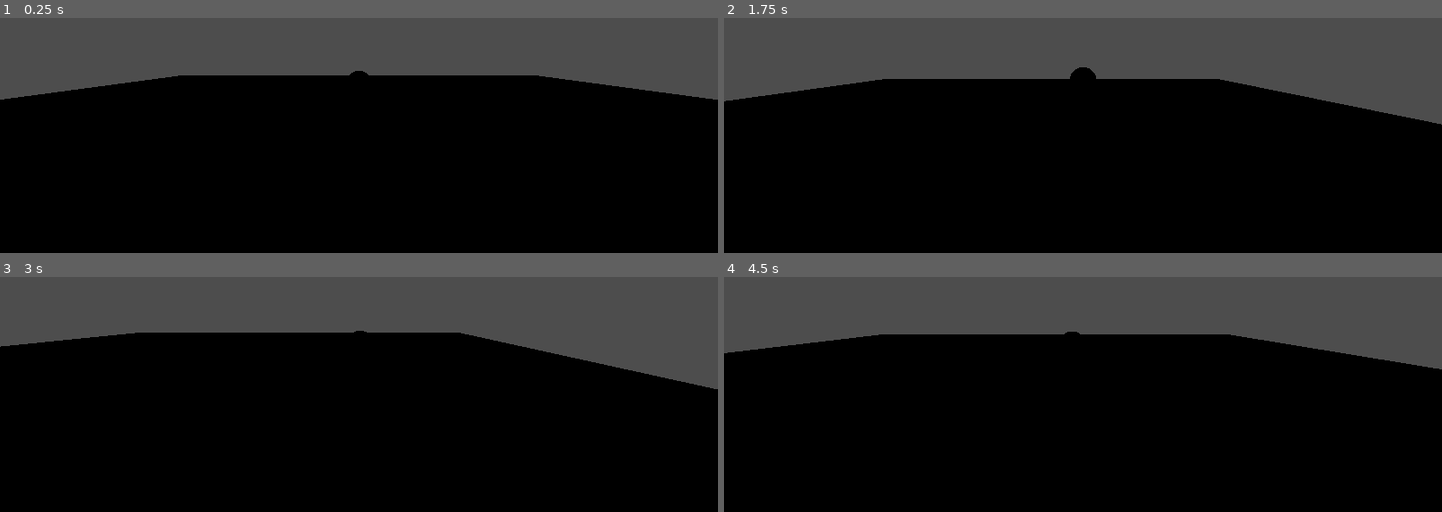
Above: before the commit, frames 1-4 (two rows, left to right).
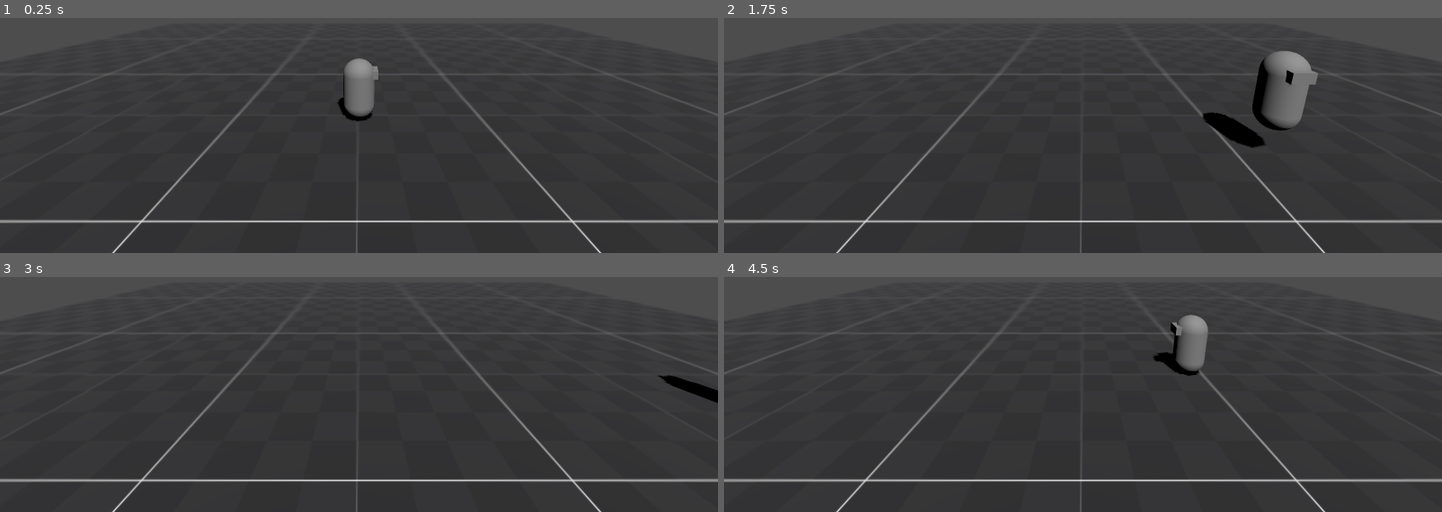
Above: after the commit, the same moments.

Repository: itspacchu/BYOG_2023
Game: Godot game, scene res://Scenes/MainScene.tscn
Same seed, same stepped clock (60 frames per second), same inputs: the game is played once before the commit and once after it. Before the commit the project has no main scene; this scene is started directly in both runs.
Inputs:
- Up to frame 1 (0.25 s): no input
- Up to frame 2 (1.75 s): tap Enter (ui_accept) at 0.5, 0.77, 1.52 s; hold D (move_right) 0.53-1.28 s; hold Shift (sprint, bound only after the commit) 0.53-1.28 s; hold S (move_down) from 1.28 s (still down); tap Shift (sprint, bound only after the commit) at 1.35 s
- Up to frame 3 (3 s): release S (move_down) at 2.03 s; hold D (move_right) 2.03-2.78 s; hold Shift (sprint, bound only after the commit) 2.03-2.78 s; hold W (move_up) from 2.78 s (still down); tap Shift (sprint, bound only after the commit) at 2.85 s
- Up to frame 4 (4.5 s): tap Enter (ui_accept) at 3.02, 3.77 s; release W (move_up) at 3.53 s; hold Shift (sprint, bound only after the commit) 3.53-4.28 s; hold A (move_left) from 3.53 s (still down); tap Shift (sprint, bound only after the commit) at 4.35 s

The runs differ from the first frame. In frame 1, 73% of the frame differs, in the area x 0-100%, y 17-100%; in frame 2, 70%; in frame 3, 71%; in frame 4, 73%.

Commit message:
Polish

Diff:
--- a/Prefabs/Player.tscn
+++ b/Prefabs/Player.tscn
@@ -1,14 +1,24 @@
-[gd_scene load_steps=3 format=3 uid="uid://n86tf7jbd0tr"]
+[gd_scene load_steps=4 format=3 uid="uid://n86tf7jbd0tr"]
+
+[ext_resource type="Script" path="res://Scripts/PlayerMovement.gd" id="1_djq3l"]
+
+[sub_resource type="CapsuleShape3D" id="CapsuleShape3D_pme5x"]
 
 [sub_resource type="CapsuleMesh" id="CapsuleMesh_218rj"]
 
-[sub_resource type="CapsuleShape3D" id="CapsuleShape3D_pme5x"]
-
 [node name="Player" type="CharacterBody3D"]
-
-[node name="MeshInstance3D" type="MeshInstance3D" parent="."]
-mesh = SubResource("CapsuleMesh_218rj")
+script = ExtResource("1_djq3l")
 
 [node name="CollisionShape3D" type="CollisionShape3D" parent="."]
 transform = Transform3D(0.985088, 0, 0, 0, 0.985088, 0, 0, 0, 0.985088, 0, 0, 0)
 shape = SubResource("CapsuleShape3D_pme5x")
+
+[node name="PlayerRot" type="Node3D" parent="."]
+
+[node name="Player_mesh" type="MeshInstance3D" parent="PlayerRot"]
+mesh = SubResource("CapsuleMesh_218rj")
+skeleton = NodePath("../..")
+
+[node name="CSGBox3D" type="CSGBox3D" parent="PlayerRot/Player_mesh"]
+transform = Transform3D(0.296597, 0, 0, 0, 0.296597, 0, 0, 0, 0.296597, 0.467857, 0.544234, 0)
+size = Vector3(0.852839, 0.890496, 1.78913)
--- a/Scenes/CameraController.gd
+++ /dev/null
@@ -1,12 +0,0 @@
-extends Node3D
-
-@export var playerNode:Node3D
-@export var followSpeed:float = 10.0
-# Called when the node enters the scene tree for the first time.
-func _ready():
-	pass # Replace with function body.
-
-
-# Called every frame. 'delta' is the elapsed time since the previous frame.
-func _process(delta):
-	global_position = lerp(global_position,playerNode.global_position,followSpeed*delta)
--- a/Scenes/MainScene.tscn
+++ b/Scenes/MainScene.tscn
@@ -1,9 +1,9 @@
-[gd_scene load_steps=8 format=3 uid="uid://dwhj3cqv0kbk2"]
+[gd_scene load_steps=9 format=3 uid="uid://dwhj3cqv0kbk2"]
 
 [ext_resource type="Texture2D" uid="uid://devoxbj1nnjt8" path="res://addons/kenney_prototype_textures/dark/texture_07.png" id="1_dfmhs"]
 [ext_resource type="PackedScene" uid="uid://n86tf7jbd0tr" path="res://Prefabs/Player.tscn" id="1_wfxg4"]
-[ext_resource type="Script" path="res://Scripts/PlayerMovement.gd" id="3_u345u"]
-[ext_resource type="Script" path="res://Scenes/CameraController.gd" id="4_68iup"]
+[ext_resource type="Script" path="res://Scripts/CameraController.gd" id="3_0elqi"]
+[ext_resource type="Environment" uid="uid://cfmwul4ijnucl" path="res://Environments/WorldEnvironment.tres" id="4_h1txl"]
 
 [sub_resource type="StandardMaterial3D" id="StandardMaterial3D_fe6cc"]
 albedo_texture = ExtResource("1_dfmhs")
@@ -15,6 +15,8 @@
 
 [sub_resource type="BoxShape3D" id="BoxShape3D_0m0xh"]
 size = Vector3(40, 2, 40)
+
+[sub_resource type="SphereShape3D" id="SphereShape3D_4tm15"]
 
 [node name="Main" type="Node"]
 
@@ -30,14 +32,25 @@
 
 [node name="Player" parent="." instance=ExtResource("1_wfxg4")]
 transform = Transform3D(1, 0, 0, 0, 1, 0, 0, 0, 1, 0, 1, 0)
-script = ExtResource("3_u345u")
 
 [node name="PlayerParent" type="Node3D" parent="." node_paths=PackedStringArray("playerNode")]
-script = ExtResource("4_68iup")
+script = ExtResource("3_0elqi")
 playerNode = NodePath("../Player")
 
 [node name="SpringArm3D" type="SpringArm3D" parent="PlayerParent"]
-transform = Transform3D(1, 0, 0, 0, 1, 0, 0, 0, 1, 0, 1.79821, 3.12144)
-spring_length = 7.0
+transform = Transform3D(1, 0, 0, 0, 0.965926, 0.258819, 0, -0.258819, 0.965926, 0, 3.56685, 5)
+spring_length = 3.0
 
 [node name="Camera3D" type="Camera3D" parent="PlayerParent/SpringArm3D"]
+
+[node name="ShapeCast3D" type="ShapeCast3D" parent="PlayerParent/SpringArm3D/Camera3D"]
+transform = Transform3D(1, 0, 0, 0, 0.155659, -0.987811, 0, 0.987811, 0.155659, 0, 0, 0)
+shape = SubResource("SphereShape3D_4tm15")
+target_position = Vector3(0, -6, 0)
+
+[node name="WorldEnvironment" type="WorldEnvironment" parent="."]
+environment = ExtResource("4_h1txl")
+
+[node name="DirectionalLight3D" type="DirectionalLight3D" parent="WorldEnvironment"]
+transform = Transform3D(0.965368, -0.207364, 0.158318, 0, 0.606835, 0.794828, -0.260892, -0.767301, 0.585819, 0, 4.16945, 0)
+shadow_enabled = true
--- a/Scripts/PlayerMovement.gd
+++ b/Scripts/PlayerMovement.gd
@@ -2,30 +2,41 @@
 
 
 const SPEED = 5.0
+const AIR_SPEED = 3.0
 const JUMP_VELOCITY = 4.5
+const ROT_SMOOTHING = 20.0
+const SPRINT_MULTIPLIER = 1.75
 
 # Get the gravity from the project settings to be synced with RigidBody nodes.
 var gravity = ProjectSettings.get_setting("physics/3d/default_gravity")
 
+func _rotate_player(delta):
+	$PlayerRot.rotation.y = lerp_angle($PlayerRot.rotation.y,atan2(-velocity.z,velocity.x),delta*ROT_SMOOTHING)
 
-func _physics_process(delta):
+func _process(delta):
 	# Add the gravity.
+	var move_speed = SPEED
 	if not is_on_floor():
 		velocity.y -= gravity * delta
+		move_speed = lerp(move_speed,AIR_SPEED,40*delta)
+
 
 	# Handle Jump.
 	if Input.is_action_just_pressed("ui_accept") and is_on_floor():
 		velocity.y = JUMP_VELOCITY
 
-	# Get the input direction and handle the movement/deceleration.
-	# As good practice, you should replace UI actions with custom gameplay actions.
 	var input_dir = Input.get_vector("move_left", "move_right", "move_up", "move_down")
 	var direction = (transform.basis * Vector3(input_dir.x, 0, input_dir.y)).normalized()
+
+	if(Input.is_action_pressed("sprint")):
+		move_speed *= SPRINT_MULTIPLIER
+
 	if direction:
-		velocity.x = direction.x * SPEED
-		velocity.z = direction.z * SPEED
+		velocity.x = direction.x * move_speed
+		velocity.z = direction.z * move_speed
+		_rotate_player(delta)
 	else:
-		velocity.x = move_toward(velocity.x, 0, SPEED)
-		velocity.z = move_toward(velocity.z, 0, SPEED)
+		velocity.x = move_toward(velocity.x, 0, move_speed * 10 * delta)
+		velocity.z = move_toward(velocity.z, 0, move_speed * 10 * delta)
 
 	move_and_slide()
--- a/project.godot
+++ b/project.godot
@@ -11,6 +11,7 @@
 [application]
 
 config/name="BYOG_2023"
+run/main_scene="res://Scenes/MainScene.tscn"
 config/features=PackedStringArray("4.1", "Forward Plus")
 config/icon="res://icon.svg"
 
@@ -40,3 +41,19 @@
 "events": [Object(InputEventKey,"resource_local_to_scene":false,"resource_name":"","device":-1,"window_id":0,"alt_pressed":false,"shift_pressed":false,"ctrl_pressed":false,"meta_pressed":false,"pressed":false,"keycode":0,"physical_keycode":68,"key_label":0,"unicode":100,"echo":false,"script":null)
 ]
 }
+sprint={
+"deadzone": 0.5,
+"events": [Object(InputEventKey,"resource_local_to_scene":false,"resource_name":"","device":-1,"window_id":0,"alt_pressed":false,"shift_pressed":false,"ctrl_pressed":false,"meta_pressed":false,"pressed":false,"keycode":0,"physical_keycode":4194325,"key_label":0,"unicode":0,"echo":false,"script":null)
+]
+}
+
+[physics]
+
+common/physics_ticks_per_second=120
+common/physics_jitter_fix=0.0
+
+[rendering]
+
+anti_aliasing/quality/msaa_2d=1
+anti_aliasing/quality/msaa_3d=1
+anti_aliasing/quality/screen_space_aa=1
